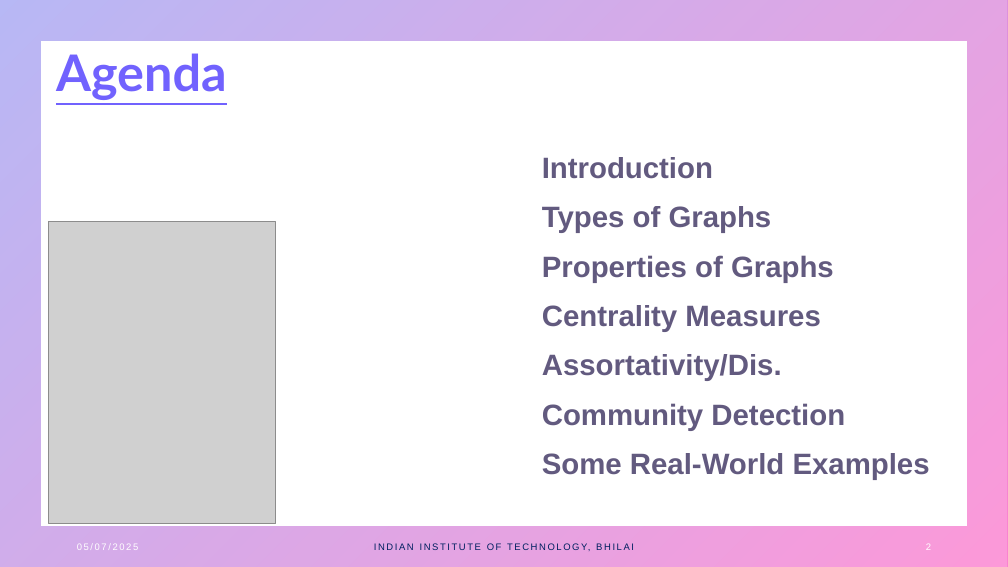
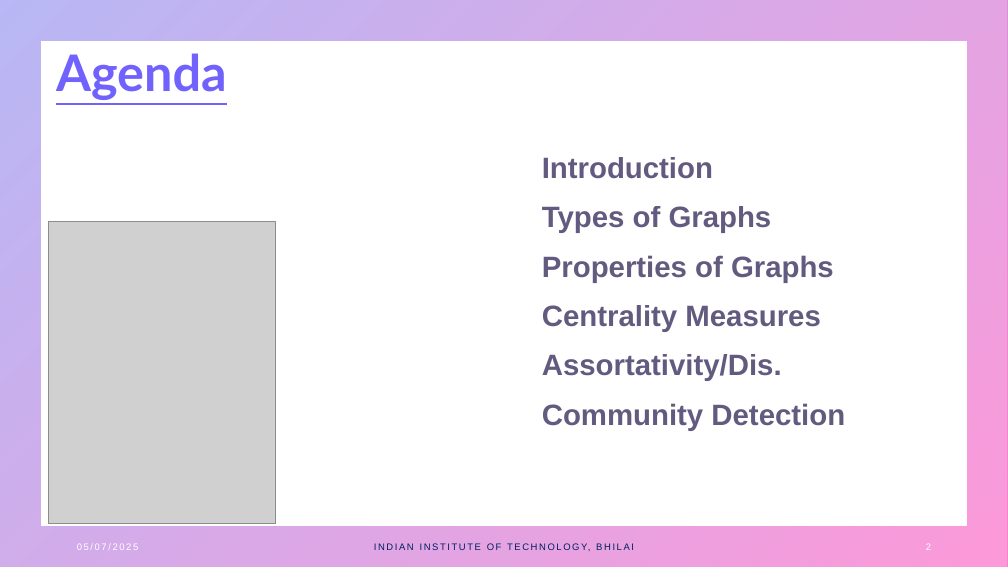
Before and after one commit to aryanguptacsvtu/DAV-Workshop, a slide deck: slide 2 of Day-4/Graph Data and Analysis.pptx. Drawn at 1008x567 pixels with LibreOffice and Linux fonts; fonts in the diff are those of the drawing; grey boxes stand for pictures. Boxes give left, top, right and bottom in pixels: in the first picture for what was removed or moved away, otherwise in the second. Text is boxed around its words. In the diff, an @@ line names an element or a change of style, - is before the commit and + after.

```diff
--- a/Day-4/Graph Data and Analysis.pptx
+++ b/Day-4/Graph Data and Analysis.pptx
@@ text at bbox=[542, 453, 930, 480]: paragraph removed @@
-Some Real-World Examples
```
Also in this commit, not shown: 2 other slides changed, 3 other files.
